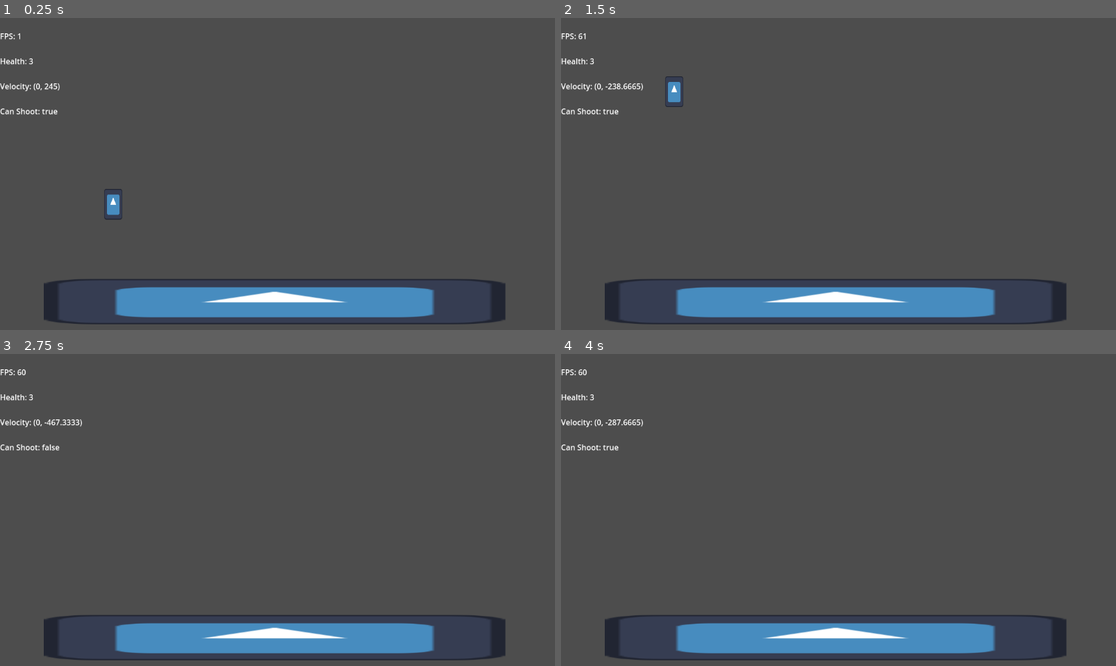
Above: before the commit, frames 1-4 (two rows, left to right).
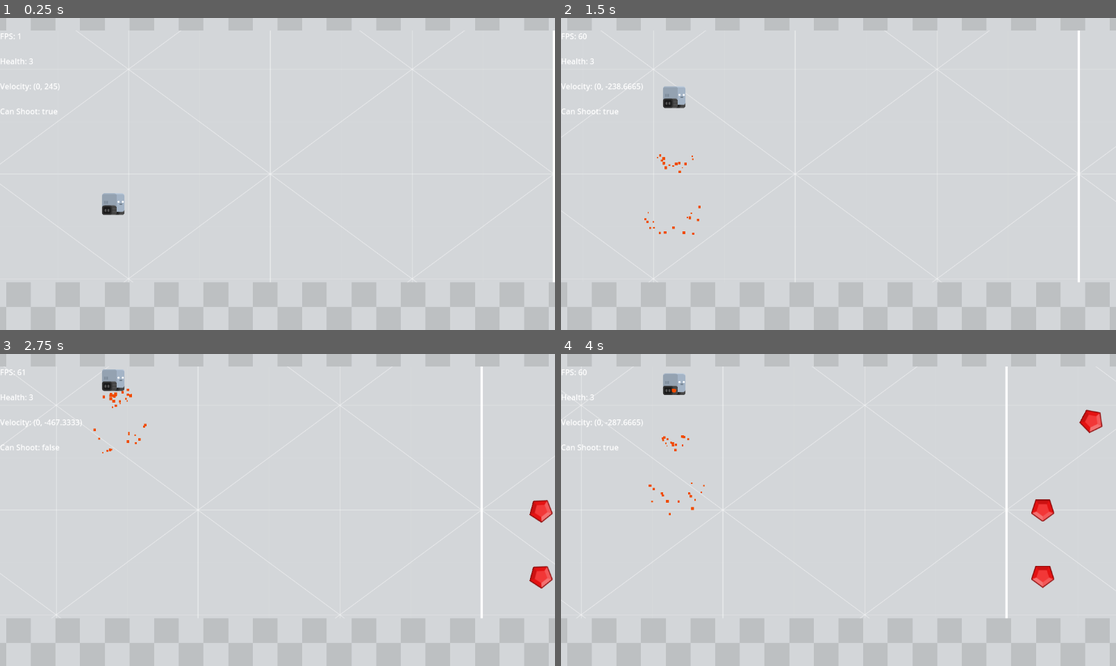
Above: after the commit, the same moments.

Repository: elcosas/Jetpack-Joyride
Game: Godot game, scene res://scenes/level.tscn
Same seed, same stepped clock (60 frames per second), same inputs: the game is played once before the commit and once after it. Before the commit the project has no main scene; this scene is started directly in both runs. The engine's default icon, where the game draws it, is replaced by a stand-in: a white triangle on a blue panel in a dark square.
Inputs:
- Up to frame 1 (0.25 s): no input
- Up to frame 2 (1.5 s): hold W (hover) 0.53-1.28 s; tap W (hover) at 1.35 s
- Up to frame 3 (2.75 s): hold W (hover) from 2.03 s (still down)
- Up to frame 4 (4 s): release W (hover) at 2.78 s; tap W (hover) at 2.85 s; hold W (hover) from 3.53 s (still down)

The runs differ from the first frame. In frame 1, 100% of the frame differs, in the area x 0-100%, y 0-100%; in frame 2, 100%; in frame 3, 100%; in frame 4, 100%.

Commit message:
added assets & shaders

Diff:
--- a/src/project.godot
+++ b/src/project.godot
@@ -11,6 +11,7 @@
 [application]
 
 config/name="Jetpack-joyride"
+run/main_scene="res://scenes/level.tscn"
 config/features=PackedStringArray("4.2", "Forward Plus")
 config/icon="res://icon.svg"
 
--- /dev/null
+++ b/src/resources/scrolling_shader_material.gdshader
@@ -0,0 +1,5 @@
+shader_type canvas_item;
+
+void fragment() {
+	COLOR = texture(TEXTURE, vec2(UV.x + TIME, UV.y));
+}
--- a/src/scenes/coin.tscn
+++ b/src/scenes/actors/coin.tscn
@@ -2,7 +2,7 @@
 
 [ext_resource type="Texture2D" uid="uid://dm5a8vuj077t4" path="res://icon.svg" id="1_04exr"]
 [ext_resource type="Script" path="res://scripts/actor.gd" id="1_8m8u0"]
-[ext_resource type="Script" path="res://scripts/coin_component.gd" id="2_53wie"]
+[ext_resource type="Script" path="res://scripts/components/coin_component.gd" id="2_53wie"]
 
 [sub_resource type="RectangleShape2D" id="RectangleShape2D_qfijc"]
 size = Vector2(25, 25)
--- /dev/null
+++ b/src/scenes/actors/flying_unit.tscn
@@ -0,0 +1,29 @@
+[gd_scene load_steps=4 format=3 uid="uid://c8u0f7u7kvm2q"]
+
+[ext_resource type="Script" path="res://scripts/actor.gd" id="1_hf8ft"]
+[ext_resource type="Texture2D" uid="uid://06c84d2y42ni" path="res://assets/puzzle_assets/element_red_polygon.png" id="2_bfhhc"]
+[ext_resource type="Script" path="res://scripts/components/obstacle_component.gd" id="3_sjt4y"]
+
+[node name="Flying Unit" type="CharacterBody2D"]
+collision_layer = 2
+motion_mode = 1
+script = ExtResource("1_hf8ft")
+rotational_velocity = 1.0
+metadata/_edit_group_ = true
+
+[node name="Sprite2D" type="Sprite2D" parent="."]
+texture = ExtResource("2_bfhhc")
+
+[node name="CollisionPolygon2D" type="CollisionPolygon2D" parent="."]
+visible = false
+polygon = PackedVector2Array(0, -23, 24, -6, 15, 23, -15, 23, -24, -5)
+
+[node name="ObstacleComponent" type="Area2D" parent="." node_paths=PackedStringArray("body")]
+collision_layer = 4
+collision_mask = 2
+script = ExtResource("3_sjt4y")
+body = NodePath("..")
+
+[node name="CollisionPolygon2D" type="CollisionPolygon2D" parent="ObstacleComponent"]
+visible = false
+polygon = PackedVector2Array(0, -23, 24, -6, 15, 23, -15, 23, -24, -5)
--- a/src/scenes/patrol_unit.tscn
+++ b/src/scenes/actors/patrol_unit.tscn
@@ -1,11 +1,11 @@
 [gd_scene load_steps=5 format=3 uid="uid://47ifsyl4fupn"]
 
-[ext_resource type="Texture2D" uid="uid://dm5a8vuj077t4" path="res://icon.svg" id="1_emhi3"]
 [ext_resource type="Script" path="res://scripts/actor.gd" id="1_rdgr4"]
-[ext_resource type="Script" path="res://scripts/obstacle_component.gd" id="3_qrhnd"]
+[ext_resource type="Texture2D" uid="uid://dp41av0xxxnib" path="res://assets/robot_pack/robot_redDrive1.png" id="2_2cn0a"]
+[ext_resource type="Script" path="res://scripts/components/obstacle_component.gd" id="3_qrhnd"]
 
-[sub_resource type="RectangleShape2D" id="RectangleShape2D_4p4u6"]
-size = Vector2(38, 65)
+[sub_resource type="RectangleShape2D" id="RectangleShape2D_atkv0"]
+size = Vector2(54, 45)
 
 [node name="Patrol Unit" type="CharacterBody2D"]
 collision_layer = 2
@@ -13,11 +13,12 @@
 metadata/_edit_group_ = true
 
 [node name="Sprite2D" type="Sprite2D" parent="."]
-scale = Vector2(0.3, 0.5)
-texture = ExtResource("1_emhi3")
+scale = Vector2(0.3, 0.3)
+texture = ExtResource("2_2cn0a")
+flip_h = true
 
 [node name="CollisionShape2D" type="CollisionShape2D" parent="."]
-shape = SubResource("RectangleShape2D_4p4u6")
+shape = SubResource("RectangleShape2D_atkv0")
 
 [node name="ObstacleComponent" type="Area2D" parent="." node_paths=PackedStringArray("body")]
 collision_layer = 4
@@ -26,4 +27,4 @@
 body = NodePath("..")
 
 [node name="CollisionShape2D" type="CollisionShape2D" parent="ObstacleComponent"]
-shape = SubResource("RectangleShape2D_4p4u6")
+shape = SubResource("RectangleShape2D_atkv0")
--- a/src/scenes/player.tscn
+++ b/src/scenes/actors/player.tscn
@@ -1,20 +1,22 @@
-[gd_scene load_steps=4 format=3 uid="uid://m2c2k0fn0xx3"]
+[gd_scene load_steps=5 format=3 uid="uid://m2c2k0fn0xx3"]
 
-[ext_resource type="Texture2D" uid="uid://dm5a8vuj077t4" path="res://icon.svg" id="1_41hpj"]
 [ext_resource type="Script" path="res://scripts/player.gd" id="1_tojov"]
+[ext_resource type="Texture2D" uid="uid://biobdwkh28ymr" path="res://assets/robot_pack/robot_blueDrive1.png" id="2_nautk"]
+[ext_resource type="PackedScene" uid="uid://owbdgj74hb5k" path="res://scenes/effects/recoil_particles.tscn" id="3_fvq3i"]
 
 [sub_resource type="RectangleShape2D" id="RectangleShape2D_3ioo2"]
-size = Vector2(38, 65)
+size = Vector2(47.4, 45)
 
 [node name="Player" type="CharacterBody2D"]
 collision_layer = 2
 collision_mask = 5
 script = ExtResource("1_tojov")
+jump_particles = ExtResource("3_fvq3i")
 metadata/_edit_group_ = true
 
 [node name="Sprite2D" type="Sprite2D" parent="."]
-scale = Vector2(0.3, 0.5)
-texture = ExtResource("1_41hpj")
+scale = Vector2(0.3, 0.3)
+texture = ExtResource("2_nautk")
 
 [node name="CollisionShape2D" type="CollisionShape2D" parent="."]
 shape = SubResource("RectangleShape2D_3ioo2")
--- /dev/null
+++ b/src/scenes/effects/recoil_particles.tscn
@@ -0,0 +1,20 @@
+[gd_scene load_steps=2 format=3 uid="uid://owbdgj74hb5k"]
+
+[ext_resource type="Script" path="res://scripts/utilities/oneshot_particles.gd" id="1_qbtaw"]
+
+[node name="CPUParticles2D" type="CPUParticles2D"]
+position = Vector2(0, 11.85)
+emitting = false
+amount = 16
+lifetime = 0.25
+speed_scale = 0.5
+explosiveness = 1.0
+draw_order = 1
+direction = Vector2(0, 1)
+spread = 90.0
+initial_velocity_min = 150.0
+initial_velocity_max = 300.0
+scale_amount_min = 2.0
+scale_amount_max = 6.0
+color = Color(0.941176, 0.290196, 0, 1)
+script = ExtResource("1_qbtaw")
--- /dev/null
+++ b/src/scenes/enviornment/parallax_background.tscn
@@ -0,0 +1,19 @@
+[gd_scene load_steps=3 format=3 uid="uid://cfpf44dww2w2r"]
+
+[ext_resource type="Script" path="res://scripts/utilities/parallax_background.gd" id="1_avqy3"]
+[ext_resource type="Texture2D" uid="uid://du2q2ifrcvmku" path="res://assets/prototype_textures/texture_03.png" id="2_ygcpi"]
+
+[node name="ParallaxBackground" type="ParallaxBackground"]
+scroll_ignore_camera_zoom = true
+script = ExtResource("1_avqy3")
+
+[node name="ParallaxLayer" type="ParallaxLayer" parent="."]
+motion_mirroring = Vector2(1177.6, 0)
+
+[node name="Sprite2D" type="Sprite2D" parent="ParallaxLayer"]
+texture_repeat = 2
+position = Vector2(576, 324)
+scale = Vector2(1.15, 0.85)
+texture = ExtResource("2_ygcpi")
+region_enabled = true
+region_rect = Rect2(0, 0, 1024, 1024)
--- /dev/null
+++ b/src/scenes/enviornment/wall.tscn
@@ -0,0 +1,25 @@
+[gd_scene load_steps=5 format=3 uid="uid://dy1dnuaxc6kul"]
+
+[ext_resource type="Shader" path="res://resources/scrolling_shader_material.gdshader" id="1_xbmer"]
+[ext_resource type="Texture2D" uid="uid://c7pj5smsfxos8" path="res://assets/prototype_textures/texture_07.png" id="2_h815k"]
+
+[sub_resource type="ShaderMaterial" id="ShaderMaterial_t4i3r"]
+shader = ExtResource("1_xbmer")
+
+[sub_resource type="RectangleShape2D" id="RectangleShape2D_5b1cw"]
+size = Vector2(1638.4, 102.4)
+
+[node name="Wall" type="StaticBody2D"]
+
+[node name="Sprite2D" type="Sprite2D" parent="."]
+texture_repeat = 2
+material = SubResource("ShaderMaterial_t4i3r")
+position = Vector2(576, 600)
+scale = Vector2(0.2, 0.2)
+texture = ExtResource("2_h815k")
+region_enabled = true
+region_rect = Rect2(0, 0, 8192, 512)
+
+[node name="CollisionShape2D" type="CollisionShape2D" parent="."]
+position = Vector2(576, 600)
+shape = SubResource("RectangleShape2D_5b1cw")
--- a/src/scenes/flying_unit.tscn
+++ /dev/null
@@ -1,31 +0,0 @@
-[gd_scene load_steps=5 format=3 uid="uid://c8u0f7u7kvm2q"]
-
-[ext_resource type="Script" path="res://scripts/actor.gd" id="1_1ooga"]
-[ext_resource type="Texture2D" uid="uid://dm5a8vuj077t4" path="res://icon.svg" id="1_4jkql"]
-[ext_resource type="Script" path="res://scripts/obstacle_component.gd" id="3_jkn1n"]
-
-[sub_resource type="RectangleShape2D" id="RectangleShape2D_m421o"]
-size = Vector2(60, 60)
-
-[node name="Flying Unit" type="CharacterBody2D"]
-collision_layer = 2
-motion_mode = 1
-script = ExtResource("1_1ooga")
-rotational_velocity = 1.0
-metadata/_edit_group_ = true
-
-[node name="Sprite2D" type="Sprite2D" parent="."]
-scale = Vector2(0.5, 0.5)
-texture = ExtResource("1_4jkql")
-
-[node name="CollisionShape2D" type="CollisionShape2D" parent="."]
-shape = SubResource("RectangleShape2D_m421o")
-
-[node name="ObstacleComponent" type="Area2D" parent="." node_paths=PackedStringArray("body")]
-collision_layer = 4
-collision_mask = 2
-script = ExtResource("3_jkn1n")
-body = NodePath("..")
-
-[node name="CollisionShape2D" type="CollisionShape2D" parent="ObstacleComponent"]
-shape = SubResource("RectangleShape2D_m421o")
--- a/src/scenes/level.tscn
+++ b/src/scenes/level.tscn
@@ -1,29 +1,50 @@
-[gd_scene load_steps=5 format=3 uid="uid://cygpcaplne4en"]
+[gd_scene load_steps=8 format=3 uid="uid://cygpcaplne4en"]
 
-[ext_resource type="Script" path="res://scripts/debug_menu.gd" id="1_f0gmn"]
-[ext_resource type="Texture2D" uid="uid://dm5a8vuj077t4" path="res://icon.svg" id="1_vrptd"]
-[ext_resource type="PackedScene" uid="uid://m2c2k0fn0xx3" path="res://scenes/player.tscn" id="2_vu5gy"]
-
-[sub_resource type="RectangleShape2D" id="RectangleShape2D_gfts0"]
-size = Vector2(65, 65)
+[ext_resource type="Script" path="res://scripts/utilities/debug_menu.gd" id="1_riomf"]
+[ext_resource type="PackedScene" uid="uid://m2c2k0fn0xx3" path="res://scenes/actors/player.tscn" id="2_vu5gy"]
+[ext_resource type="PackedScene" uid="uid://cfpf44dww2w2r" path="res://scenes/enviornment/parallax_background.tscn" id="2_w7ywk"]
+[ext_resource type="PackedScene" uid="uid://dy1dnuaxc6kul" path="res://scenes/enviornment/wall.tscn" id="3_iopyh"]
+[ext_resource type="PackedScene" uid="uid://c8u0f7u7kvm2q" path="res://scenes/actors/flying_unit.tscn" id="5_flqyo"]
+[ext_resource type="PackedScene" uid="uid://47ifsyl4fupn" path="res://scenes/actors/patrol_unit.tscn" id="5_k7ix2"]
+[ext_resource type="Script" path="res://scripts/factory.gd" id="5_v4m7u"]
 
 [node name="Level" type="Node2D"]
 
 [node name="DebugMenu" type="CanvasLayer" parent="." node_paths=PackedStringArray("player")]
-script = ExtResource("1_f0gmn")
+script = ExtResource("1_riomf")
 player = NodePath("../Player")
 
-[node name="TempGround" type="StaticBody2D" parent="."]
-position = Vector2(570, 589)
-scale = Vector2(14.96, 1.48)
-metadata/_edit_group_ = true
+[node name="ParallaxBackground" parent="." instance=ExtResource("2_w7ywk")]
 
-[node name="Sprite2D" type="Sprite2D" parent="TempGround"]
-scale = Vector2(0.5, 0.5)
-texture = ExtResource("1_vrptd")
+[node name="Enviornment" type="Node" parent="."]
 
-[node name="CollisionShape2D" type="CollisionShape2D" parent="TempGround"]
-shape = SubResource("RectangleShape2D_gfts0")
+[node name="Ceiling" parent="Enviornment" instance=ExtResource("3_iopyh")]
+position = Vector2(0, -625)
+
+[node name="Floor" parent="Enviornment" instance=ExtResource("3_iopyh")]
+
+[node name="Flying Factory" type="Node2D" parent="."]
+position = Vector2(1300, 530)
+script = ExtResource("5_v4m7u")
+object = ExtResource("5_flqyo")
+height_randomness = -500.0
+spawn_time = 1.0
+random_delay = 5.0
+
+[node name="Flying Factory2" type="Node2D" parent="."]
+position = Vector2(1300, 530)
+script = ExtResource("5_v4m7u")
+object = ExtResource("5_flqyo")
+height_randomness = -500.0
+spawn_time = 1.0
+random_delay = 5.0
+
+[node name="Patrol Factory" type="Node2D" parent="."]
+position = Vector2(1300, 550)
+script = ExtResource("5_v4m7u")
+object = ExtResource("5_k7ix2")
+spawn_time = 5.0
+random_delay = 5.0
 
 [node name="Player" parent="." instance=ExtResource("2_vu5gy")]
 position = Vector2(235, 354)
--- a/src/scripts/player.gd
+++ b/src/scripts/player.gd
@@ -8,6 +8,8 @@
 
 @export var max_health: int = 3
 
+@export var jump_particles: PackedScene
+
 var health: int
 
 var _can_shoot: bool = true
@@ -16,6 +18,8 @@
 	$PropulsionCooldown as Timer)
 
 func shoot() -> void:
+	if jump_particles:
+		add_child(jump_particles.instantiate() as CPUParticles2D)
 	velocity.y = -propulsion_strength
 	_can_shoot = false
 	_propulsion_cooldown_timer.start()
@@ -28,6 +32,6 @@
 	_propulsion_cooldown_timer.connect(&'timeout', func(): _can_shoot = true)
 	health = max_health
 
-func _process(delta: float) -> void:
+func _process(_delta: float) -> void:
 	if Input.is_action_pressed('hover') and _can_shoot:
 		shoot()
--- /dev/null
+++ b/src/scripts/utilities/oneshot_particles.gd
@@ -0,0 +1,9 @@
+class_name OneShotParticles
+extends CPUParticles2D
+## Simple class for instantiated one-shot particle effects that both auto-starts
+## and free itself upon completion
+
+func _ready() -> void:
+	set_one_shot(true)
+	connect(&'finished', func(): queue_free())
+	set_emitting(true)
--- /dev/null
+++ b/src/scripts/utilities/parallax_background.gd
@@ -0,0 +1,5 @@
+extends ParallaxBackground
+## Simple script that manages the parallax background
+
+func _process(delta: float) -> void:
+	scroll_offset.x -= 60 * delta
Not shown, added: src/assets/prototype_textures/License.txt
Binary file added: src/assets/prototype_textures/texture_03.png
Not shown, added: src/assets/prototype_textures/texture_03.png.import
Binary file added: src/assets/prototype_textures/texture_07.png
Not shown, added: src/assets/prototype_textures/texture_07.png.import
Not shown, added: src/assets/puzzle_assets/License.txt
Binary file added: src/assets/puzzle_assets/element_red_polygon.png
Not shown, added: src/assets/puzzle_assets/element_red_polygon.png.import
Not shown, added: src/assets/robot_pack/License.txt
Binary file added: src/assets/robot_pack/robot_blueDrive1.png
Not shown, added: src/assets/robot_pack/robot_blueDrive1.png.import
Binary file added: src/assets/robot_pack/robot_blueDrive2.png
(and 8 more such lines)
